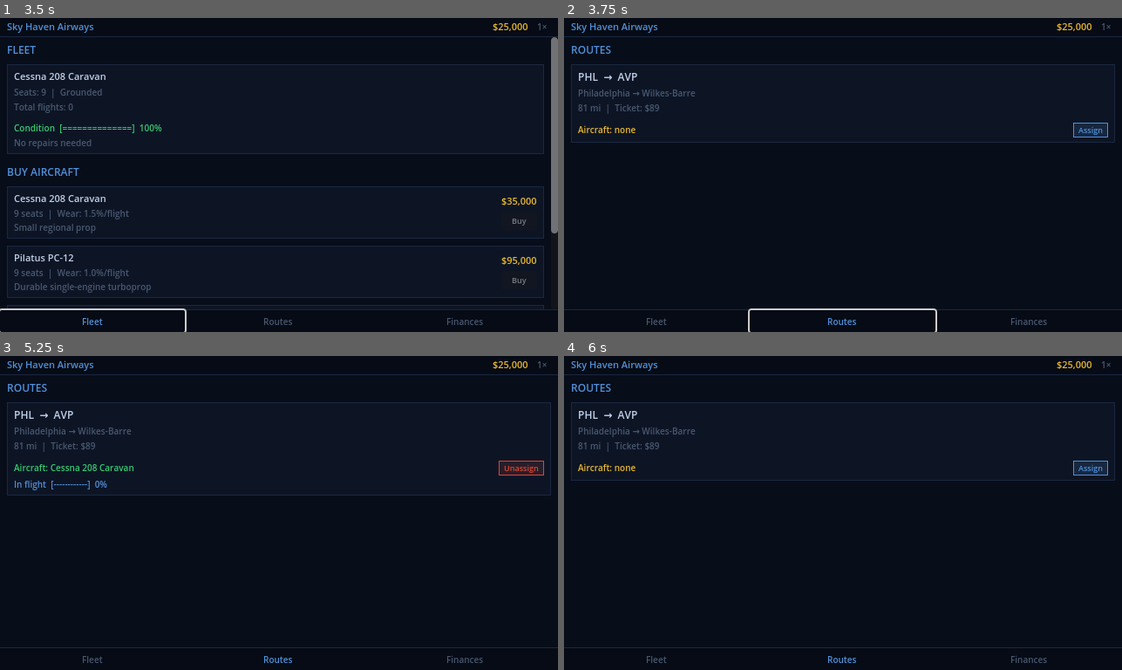
Above: before the commit, frames 1-4 (two rows, left to right).
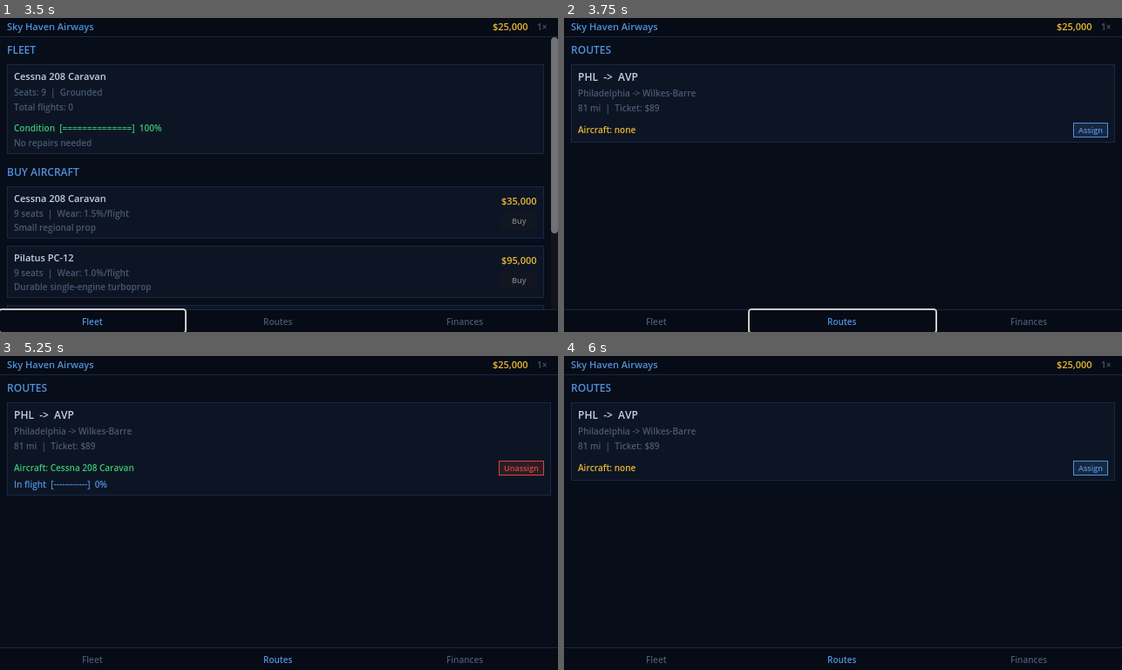
Above: after the commit, the same moments.

Repository: zaydons/idleplane
Game: Godot game, scene res://scenes/Main.tscn
The game is run twice, just before and just after one commit, with the same random seed, the same clock (stepped at 60 frames per second) and the same inputs.
Inputs:
- Up to frame 1 (3.5 s): click "1×" at 0.5 s; click "2×" at 1.25 s; click "5×" at 2 s; click "Fleet" at 2.75 s
- Up to frame 2 (3.75 s): click "Routes" at 3.5 s
- Up to frame 3 (5.25 s): click "Assign" at 4.25 s; click "Cessna 208 Caravan" at 5 s
- Up to frame 4 (6 s): click "Unassign" at 5.75 s

Frame 1 is identical in both runs. In frame 2, 0.1% of the frame differs, in the area x 7-24%, y 17-25%; in frame 3, 0.1%; in frame 4, 0.1%.
Error in both runs: Invalid assignment of property or key 'horizontal_alignment' with value of type 'int' on a base object of type 'Button'. (res://scripts/panels/RoutesPanel.gd:2…

Commit message:
Fix blank fleet panel and Unicode rendering issues on web
- Replace queue_free() with remove_child()+queue_free() so children are
  immediately detached before deletion; prevents a double-refresh in the
  same frame from queue-freeing newly added children, which was causing
  the fleet tab to show nothing
- Add null guard at top of refresh() in both panels
- Replace all Unicode arrow characters (U+2192 →) with ASCII -> so they
  render correctly with Godot's default web font

https://claude.ai/code/session_01986nPrggumXDGhi1vRezn6

Diff:
--- a/scripts/panels/FleetPanel.gd
+++ b/scripts/panels/FleetPanel.gd
@@ -36,9 +36,12 @@
 	refresh()
 
 func refresh() -> void:
+	if _vbox == null:
+		return
 	_progress_labels.clear()
 	_repair_labels.clear()
 	for child in _vbox.get_children():
+		_vbox.remove_child(child)
 		child.queue_free()
 	_vbox.add_child(_section_header("FLEET"))
 	for i in GameState.planes.size():
@@ -120,7 +123,7 @@
 	var route_suffix := ""
 	if status == "flying":
 		var r: Dictionary = GameState.routes[int(plane["assigned_route"])]
-		route_suffix = "  (%s → %s)" % [r["origin"], r["destination"]]
+		route_suffix = "  (%s -> %s)" % [r["origin"], r["destination"]]
 	vbox.add_child(_lbl("Seats: %d  |  %s%s" % [plane["seats"], status.capitalize(), route_suffix], _status_color(status), 10))
 	vbox.add_child(_lbl("Total flights: %d" % int(plane["total_flights"]), C_DIM, 10))
 
--- a/scripts/panels/RoutesPanel.gd
+++ b/scripts/panels/RoutesPanel.gd
@@ -29,8 +29,11 @@
 	refresh()
 
 func refresh() -> void:
+	if _vbox == null:
+		return
 	_progress_labels.clear()
 	for child in _vbox.get_children():
+		_vbox.remove_child(child)
 		child.queue_free()
 	if _picker:
 		_picker.queue_free()
@@ -91,8 +94,8 @@
 	vbox.add_theme_constant_override("separation", 3)
 	card.add_child(vbox)
 
-	vbox.add_child(_lbl("%s  →  %s" % [route["origin"], route["destination"]], C_TEXT, 12))
-	vbox.add_child(_lbl("%s → %s" % [route["origin_city"], route["destination_city"]], C_DIM, 10))
+	vbox.add_child(_lbl("%s  ->  %s" % [route["origin"], route["destination"]], C_TEXT, 12))
+	vbox.add_child(_lbl("%s -> %s" % [route["origin_city"], route["destination_city"]], C_DIM, 10))
 	vbox.add_child(_lbl("%d mi  |  Ticket: %s" % [route["distance_mi"], GameState.format_money(route["ticket_price"])], C_DIM, 10))
 	vbox.add_child(_sep())
 
